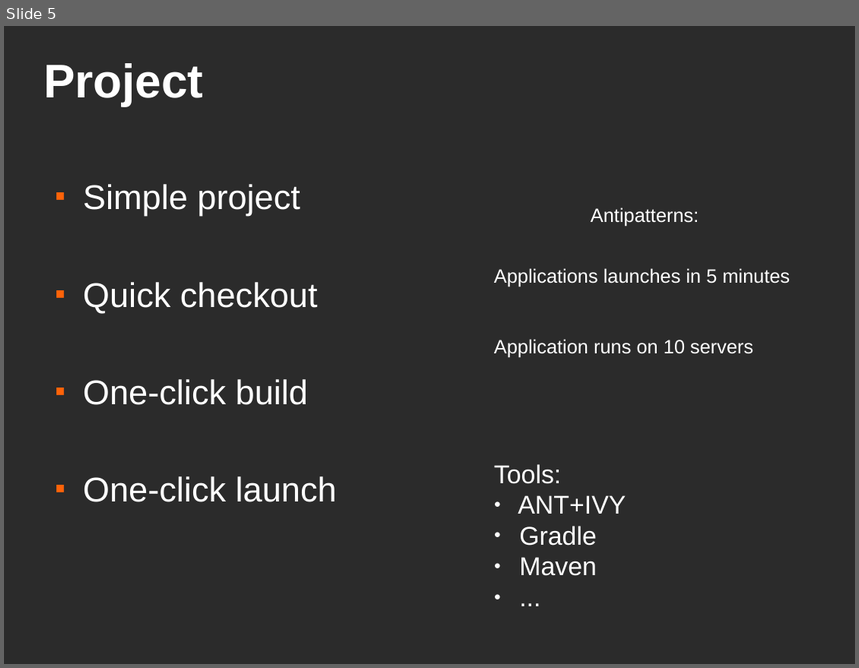
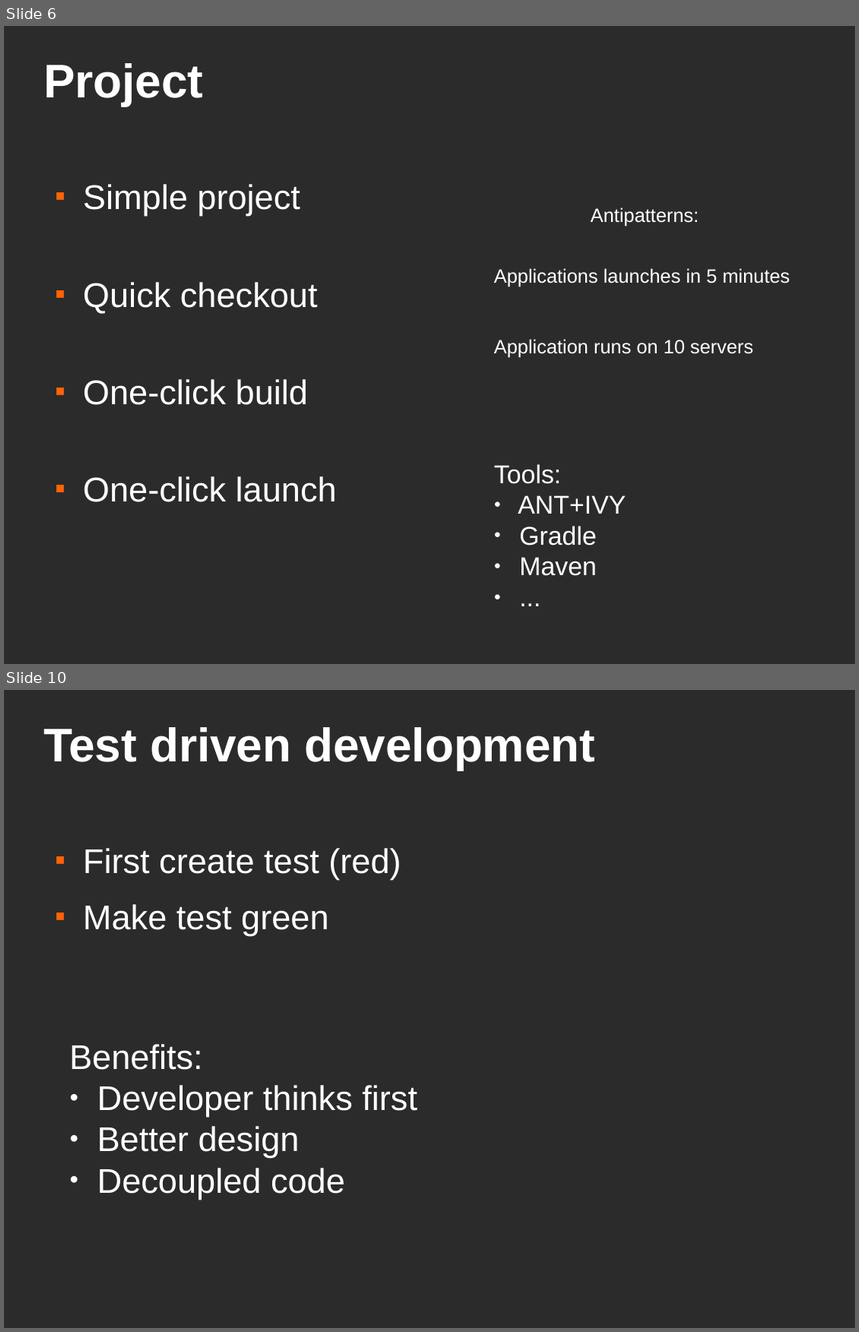
Before and after one commit to asolntsev/presentations, a slide deck: agile-technical-practices/agile-techical-practices.agile-ee.odp. Shown one above the other, each under a label of ours: slide 5 before the commit, slides 6 and 10 after it; the slides between them are not shown. The pictures are 859x668 and 859x1332 pixels, drawn with LibreOffice and Linux fonts; fonts in the diff are those of the drawing; background and template pictures are left out; a plain dark background stands for a picture behind light text. Boxes give left, top, right and bottom in pixels: in the first picture for what was removed or moved away, otherwise in the second. Text is boxed around its words. In the diff, an @@ line names an element or a change of style, - is before the commit and + after.

```diff
--- a/agile-technical-practices/agile-techical-practices.agile-ee.odp
+++ b/agile-technical-practices/agile-techical-practices.agile-ee.odp
@@ slide 10 added at (4,690,855,1328), background picture (left out) @@
@@ title added at (44,727,596,771), 44 pt, text #FFFFFF, bold @@
+Test driven development
@@ text added at (83,848,401,936), 32 pt, text #FFFFFF @@
+■ First create test (red)
+■ Make test green
@@ text added at (69,1044,417,1199), 32 pt, text #FFFFFF @@
+Benefits:
+● Developer thinks first
+● Better design
+● Decoupled code
@@ what was slide 5 is now slide 6 @@
```
Also in this commit, not shown: 3 slides changed, 6 other slides added, 2 slides removed, 1 other file.
